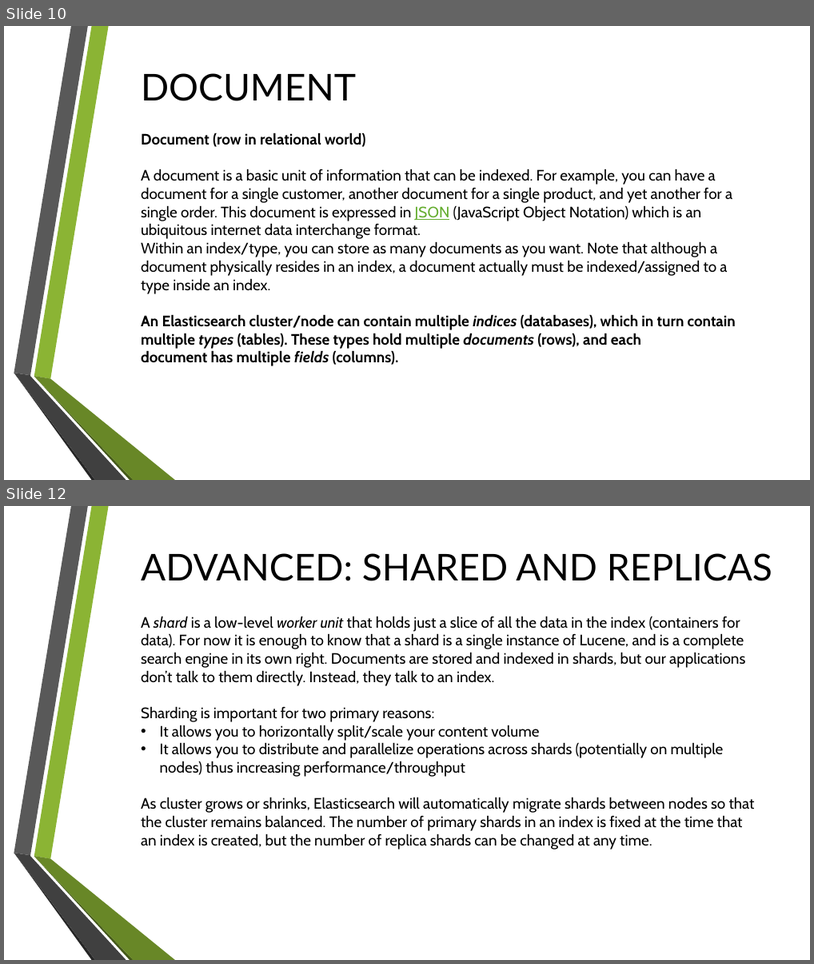
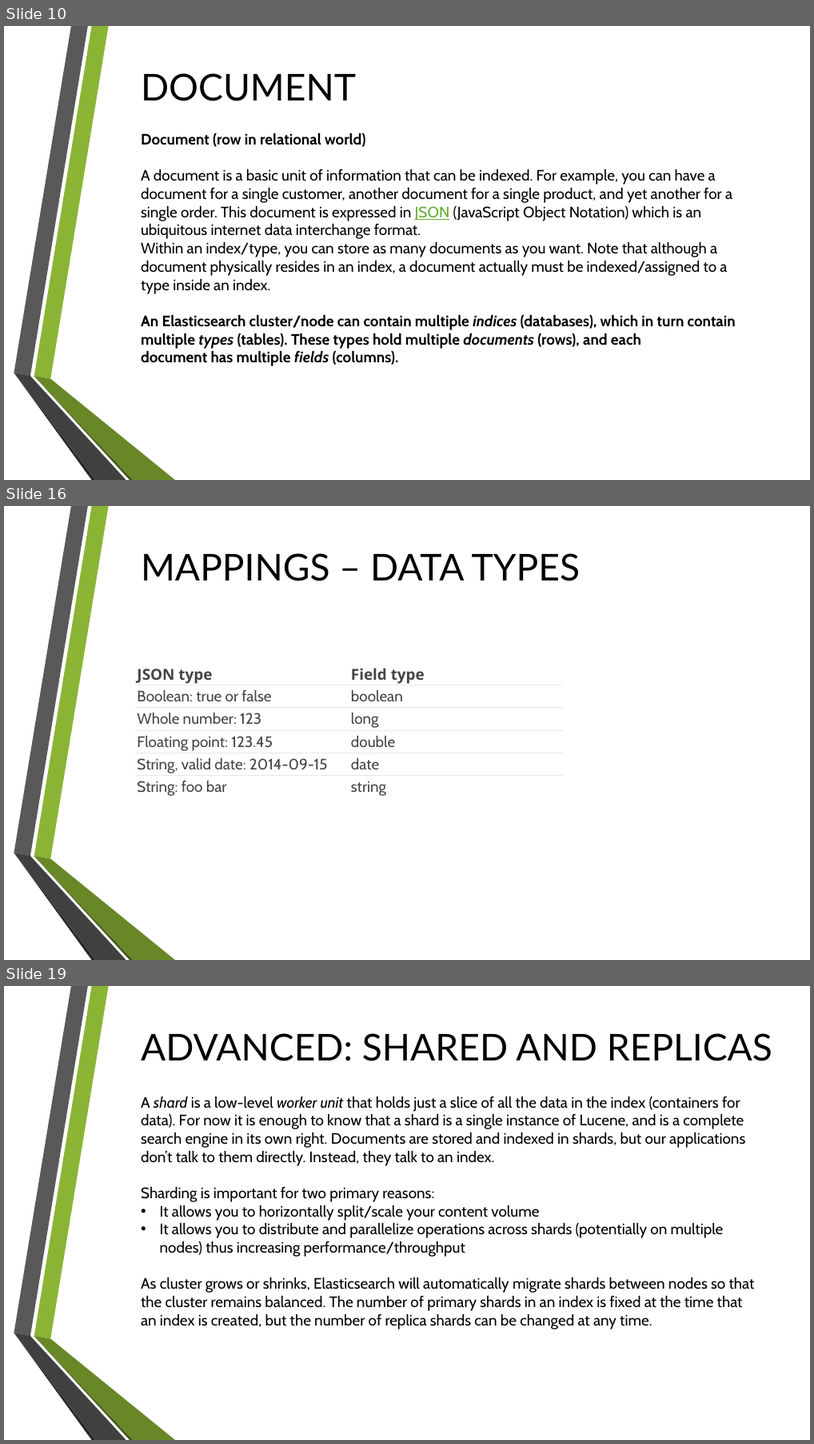
Before and after one commit to pnowy/elastic, a slide deck: etc/elastic.pptx. Shown one above the other, each under a label of ours: slides 10 and 12 before the commit, slides 10, 16 and 19 after it; the slides between them are not shown. The pictures are 814x964 and 814x1444 pixels, drawn with LibreOffice and Linux fonts; fonts in the diff are those of the drawing; background and template pictures are left out. Boxes give left, top, right and bottom in pixels: in the first picture for what was removed or moved away, otherwise in the second. Text is boxed around its words. In the diff, an @@ line names an element or a change of style, - is before the commit and + after.

```diff
--- a/etc/elastic.pptx
+++ b/etc/elastic.pptx
@@ slide 16 added at (4,506,810,960), background picture (left out); not listed: 6 template elements that a slide beside it also shows @@
@@ text added at (141,553,580,581), 44 pt, text #000000 @@
+MAPPINGS – DATA TYPES
@@ table added at (135,662,563,799), 6 rows, 2 columns @@
+JSON type | Field type
+Boolean: true or false | boolean
+Whole number: 123 | long
+Floating point: 123.45 | double
+String, valid date: 2014-09-15 | date
+String: foo bar | string
@@ what was slide 12 is now slide 19 @@
```
Also in this commit, not shown: 4 slides changed, 8 other slides added, 4 slides removed, 10 other files.
